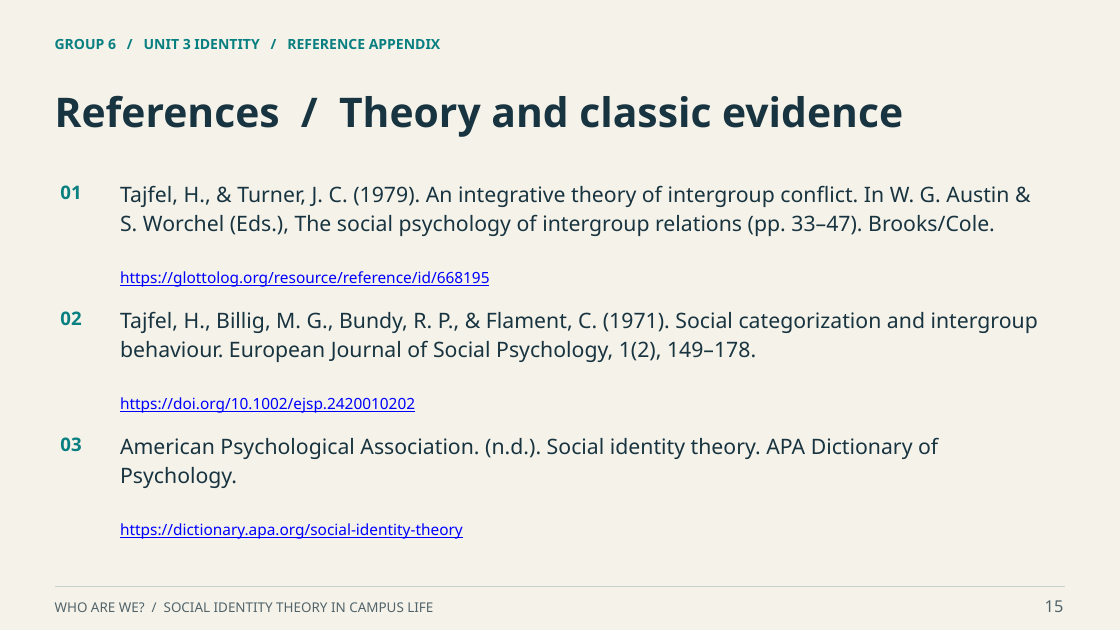
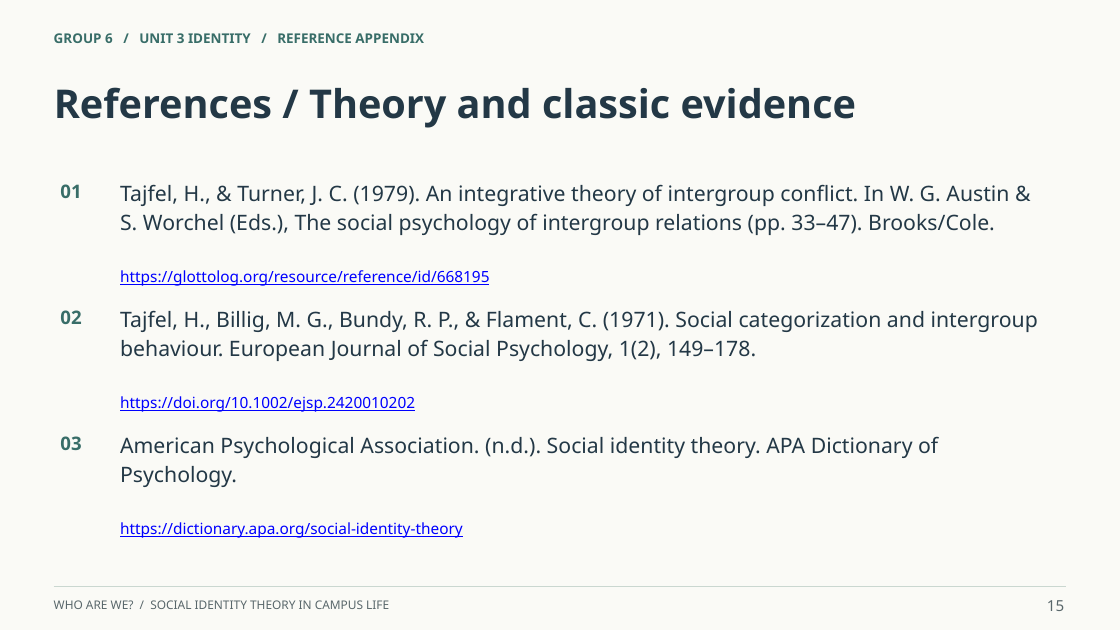
Before and after one commit to ngo769874-max/helloworld, a slide deck: slide 15 of work/deliverables/第6组_学术英语展示_Who_Are_We.pptx. Drawn at 1120x630 pixels with LibreOffice and Linux fonts; fonts in the diff are those of the drawing. Boxes give left, top, right and bottom in pixels: in the first picture for what was removed or moved away, otherwise in the second. Text is boxed around its words. In the diff, an @@ line names an element or a change of style, - is before the commit and + after.

Commit message:
Add real campus photography and unify presentation with light backgrounds

```diff
--- a/work/deliverables/第6组_学术英语展示_Who_Are_We.pptx
+++ b/work/deliverables/第6组_学术英语展示_Who_Are_We.pptx
@@ background #F5F2E9 to #FAFAF6 @@
@@ text "GROUP 6 / UNIT 3 ..." at (x1=54, y1=33, x2=424, y2=43): size 12 to 11.5 pt, text colour #087F80 to #386D68 @@
@@ text "References / Theory and classic ..." moved from (x1=55, y1=95, x2=903, y2=137) to (x1=54, y1=87, x2=857, y2=128) @@
@@ text "References / Theory and classic ..." at (x1=54, y1=87, x2=857, y2=128): size 35 to 34 pt, text colour #183440 to #233846 @@
@@ text colour #087F80 to #386D68 in 3 elements at (x1=60, y1=184, x2=81, y2=198), (x1=60, y1=310, x2=81, y2=324), (x1=60, y1=436, x2=81, y2=450) @@
@@ text "WHO ARE WE? / SOCIAL ..." at (x1=54, y1=600, x2=389, y2=609): size 11.5 to 10.2 pt, text colour #52646A to #59676B @@
@@ text "15" at (x1=1047, y1=600, x2=1064, y2=611): size 14 to 13 pt, text colour #52646A to #59676B @@
```
Also in this commit, not shown: 15 other slides changed, 2 other files.
